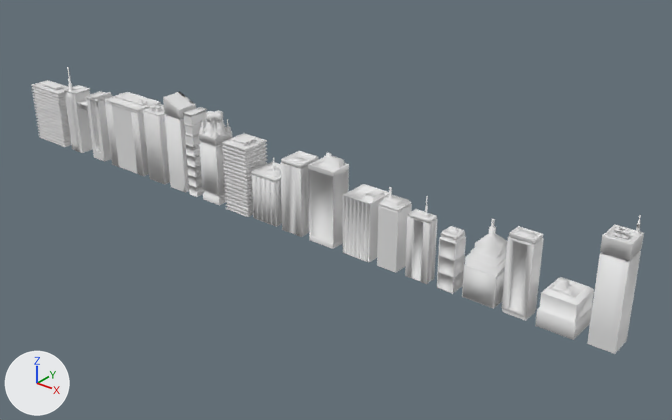
Renders of the OBJ model CityModels/building1.obj from each side of a commit.
Camera for both pictures: a 50 mm lens placed at (3564.0, -3886.0, 2679.0), pointed at (243.0, 265.0, 105.0). The lights are fixed; the arrows at lower left show +X, +Y and +Z. Where no turn or scale is listed for an object, it has been applied to the vertices.

Before the edit, the objects in view are built like this:
```python
ob_highr = bpy.data.objects.new('Highr', me_highr)
ob_highr.location = (0.0, 0.0, 0.0)
ob_highr1 = bpy.data.objects.new('Highr1', me_highr1)
ob_highr1.location = (0.0, 0.0, 0.0)
ob_highr3 = bpy.data.objects.new('Highr3', me_highr3)
ob_highr3.location = (0.0, 0.0, 0.0)
ob_highr4 = bpy.data.objects.new('Highr4', me_highr4)
ob_highr4.location = (0.0, 0.0, 0.0)
ob_highr5 = bpy.data.objects.new('Highr5', me_highr5)
ob_highr5.location = (0.0, 0.0, 0.0)
ob_highr6 = bpy.data.objects.new('Highr6', me_highr6)
ob_highr6.location = (0.0, 0.0, 0.0)
ob_highr7 = bpy.data.objects.new('Highr7', me_highr7)
ob_highr7.location = (0.0, 0.0, 0.0)
ob_highr8 = bpy.data.objects.new('Highr8', me_highr8)
ob_highr8.location = (0.0, 0.0, 0.0)
ob_highrise_5 = bpy.data.objects.new('Highrise_5', me_highrise_5)
ob_highrise_5.location = (0.0, 0.0, 0.0)
# also in view: 'Highrise_1' at (832.0, 68.0, 251.0); 'Highrise_6' at (-132.0, 105.0, 209.0); 'Highr2' at (-2366.0, 77.0, 222.0); 'Highrise_9' at (1440.0, 107.0, 237.0); 'Highrise_3' at (1229.0, 57.0, 182.0)
```
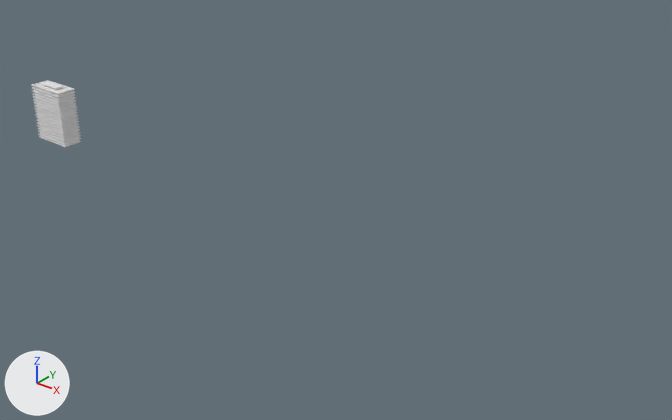
The newer file is also turned or shifted as a whole; pictures and numbers use the older file's frame.

Patch to the scene script:
```diff
--- a/CityModels/building1.obj.py
+++ b/CityModels/building1.obj.py
@@ ob_highr @@
-ob_highr = bpy.data.objects.new('Highr', me_highr)
-ob_highr.location = (0.0, 0.0, 0.0)
@@ ob_highr1 @@
-ob_highr1 = bpy.data.objects.new('Highr1', me_highr1)
-ob_highr1.location = (0.0, 0.0, 0.0)
@@ ob_highr3 @@
-ob_highr3 = bpy.data.objects.new('Highr3', me_highr3)
-ob_highr3.location = (0.0, 0.0, 0.0)
@@ ob_highr4 @@
-ob_highr4 = bpy.data.objects.new('Highr4', me_highr4)
-ob_highr4.location = (0.0, 0.0, 0.0)
@@ ob_highr5 @@
-ob_highr5 = bpy.data.objects.new('Highr5', me_highr5)
-ob_highr5.location = (0.0, 0.0, 0.0)
@@ ob_highr6 @@
-ob_highr6 = bpy.data.objects.new('Highr6', me_highr6)
-ob_highr6.location = (0.0, 0.0, 0.0)
@@ ob_highr7 @@
-ob_highr7 = bpy.data.objects.new('Highr7', me_highr7)
-ob_highr7.location = (0.0, 0.0, 0.0)
@@ ob_highr8 @@
-ob_highr8 = bpy.data.objects.new('Highr8', me_highr8)
-ob_highr8.location = (0.0, 0.0, 0.0)
@@ ob_highrise_1 @@
-ob_highrise_1 = bpy.data.objects.new('highrise_1', me_highrise_1)
-ob_highrise_1.location = (0.0, 0.0, 0.0)
@@ ob_highrise_1_1 @@
-ob_highrise_1_1 = bpy.data.objects.new('Highrise_1', me_highrise_1_1)
-ob_highrise_1_1.location = (0.0, 0.0, 0.0)
@@ ob_highrise_2 @@
-ob_highrise_2 = bpy.data.objects.new('Highrise_2', me_highrise_2)
-ob_highrise_2.location = (0.0, 0.0, 0.0)
@@ ob_highrise_3 @@
-ob_highrise_3 = bpy.data.objects.new('Highrise_3', me_highrise_3)
-ob_highrise_3.location = (0.0, 0.0, 0.0)
@@ ob_highrise_4 @@
-ob_highrise_4 = bpy.data.objects.new('Highrise_4', me_highrise_4)
-ob_highrise_4.location = (0.0, 0.0, 0.0)
@@ ob_highrise_5 @@
-ob_highrise_5 = bpy.data.objects.new('Highrise_5', me_highrise_5)
-ob_highrise_5.location = (0.0, 0.0, 0.0)
@@ ob_highrise_6 @@
-ob_highrise_6 = bpy.data.objects.new('Highrise_6', me_highrise_6)
-ob_highrise_6.location = (0.0, 0.0, 0.0)
@@ ob_highrise_7 @@
-ob_highrise_7 = bpy.data.objects.new('Highrise_7', me_highrise_7)
-ob_highrise_7.location = (0.0, 0.0, 0.0)
@@ ob_highrise_8 @@
-ob_highrise_8 = bpy.data.objects.new('Highrise_8', me_highrise_8)
-ob_highrise_8.location = (0.0, 0.0, 0.0)
@@ ob_highrise_9 @@
-ob_highrise_9 = bpy.data.objects.new('Highrise_9', me_highrise_9)
-ob_highrise_9.location = (0.0, 0.0, 0.0)
```

Changed parts and their boxes [x1, y1, x2, y2] in the pictures (672 x 420 px):
'Highr1', deleted: before [587, 215, 644, 354]
'Highr', deleted: before [308, 153, 349, 249]
'Highrise_4', deleted: before [501, 226, 544, 321]
'Highr3', deleted: before [104, 92, 161, 176]
'highrise_1', deleted: before [64, 67, 113, 162]
'Highrise_8', deleted: before [535, 277, 594, 340]
'Highrise_9', deleted: before [462, 219, 507, 309]
'Highr8', deleted: before [222, 133, 268, 217]
'Highrise_2', deleted: before [343, 184, 389, 263]
'Highrise_7', deleted: before [280, 151, 319, 237]
'Highr7', deleted: before [199, 110, 233, 205]
'Highrise_1', deleted: before [377, 187, 412, 273]
'Highrise_5', deleted: before [405, 196, 437, 284]
'Highr5', deleted: before [163, 92, 196, 193]
'Highrise_6', deleted: before [251, 158, 282, 227]
'Highrise_3', deleted: before [437, 226, 466, 294]
'Highr4', deleted: before [143, 101, 170, 184]
'Highr6', deleted: before [183, 107, 207, 197]
